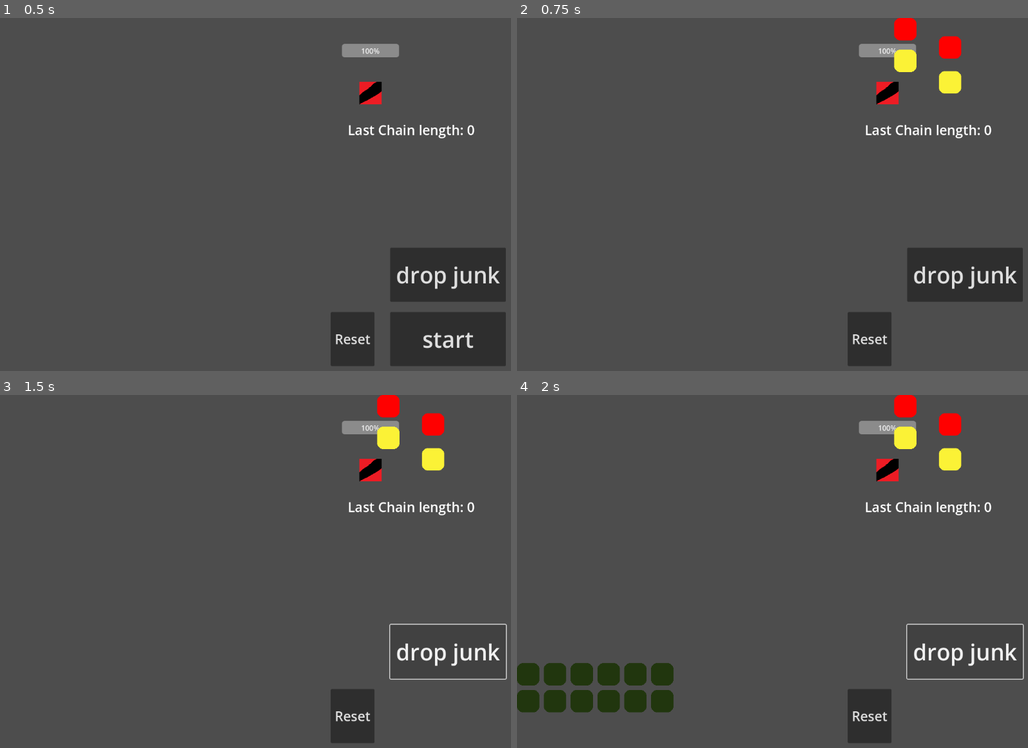
Above: before the commit, frames 1-4 (two rows, left to right).
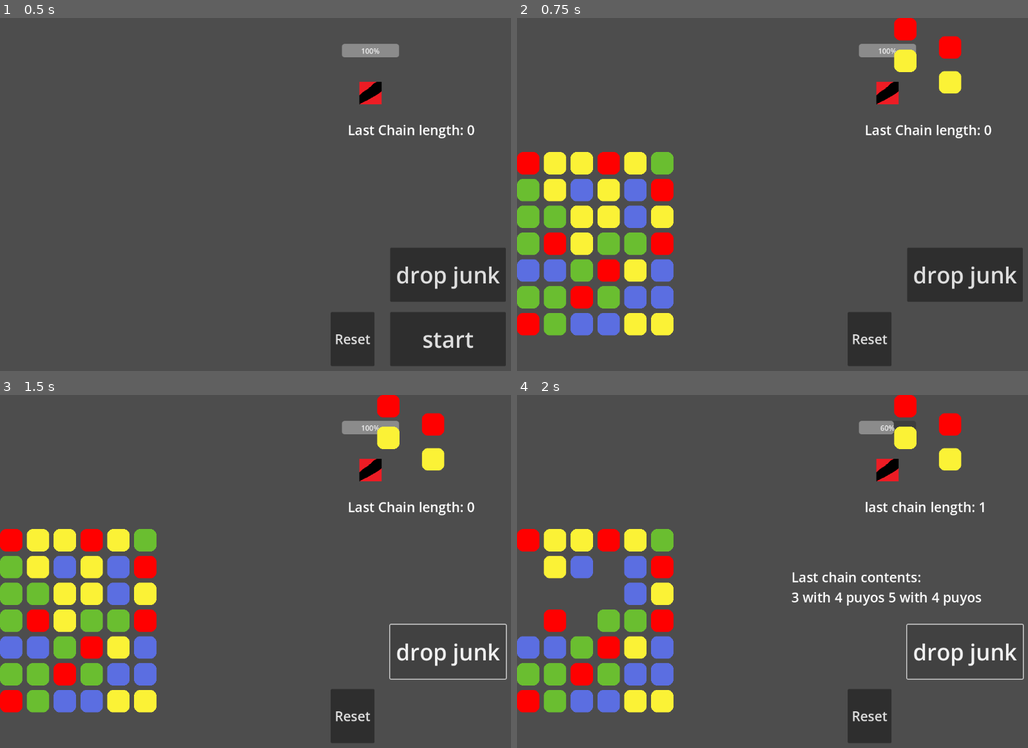
Above: after the commit, the same moments.

Repository: MarGamaDev/PuyoPuyoLike
Game: Godot game, scene res://Scenes/combat.tscn
Two runs of this game, one before a commit and one after it. Both use one fixed random seed, a clock stepped at 60 frames per second and the inputs below. This scene is started directly instead of the project's main scene. The engine's default icon, where the game draws it, is replaced by a stand-in: a white triangle on a blue panel in a dark square.
Inputs:
- Up to frame 1 (0.5 s): no input
- Up to frame 2 (0.75 s): click "start" at 0.5 s
- Up to frame 3 (1.5 s): click "drop junk" at 1.25 s
- Up to frame 4 (2 s): no input

Frame 1 is identical in both runs. In frame 2, 11% of the frame differs, in the area x 0-31%, y 37-90%; in frame 3, 11%; in frame 4, 10%.

Commit message:
added player defense and attack to the player_data script

Diff:
--- a/scripts/grid_manager.gd
+++ b/scripts/grid_manager.gd
@@ -52,7 +52,7 @@
 
 ##used for testing and debugging
 var player_test_create_flag = false
-@export var test_fill_height = 0
+@export var test_fill_height = 7
 
 func _ready():
 	initialize_grid()
--- a/scripts/player_data.gd
+++ b/scripts/player_data.gd
@@ -1,6 +1,8 @@
 extends Node
 
 var puyo_pool : Array[Array] = []
+var player_defense : int = 0
+var player_attack : int = 0
 
 func _ready() -> void:
 	#adding all combos with blue, then green, e.c.t
